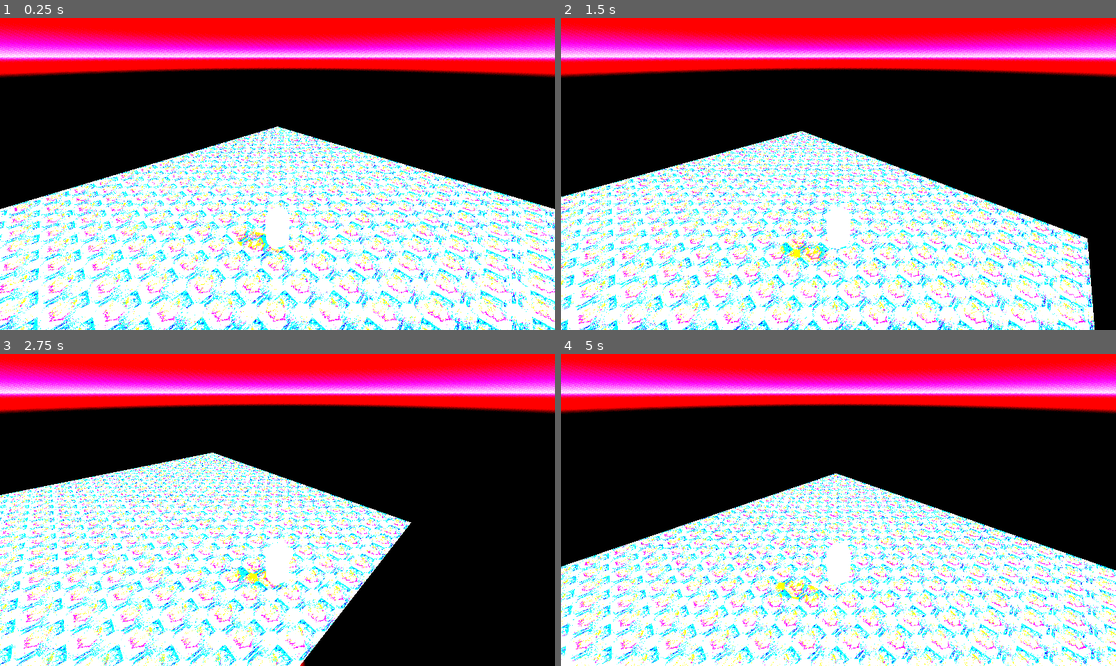
Above: before the commit, frames 1-4 (two rows, left to right).
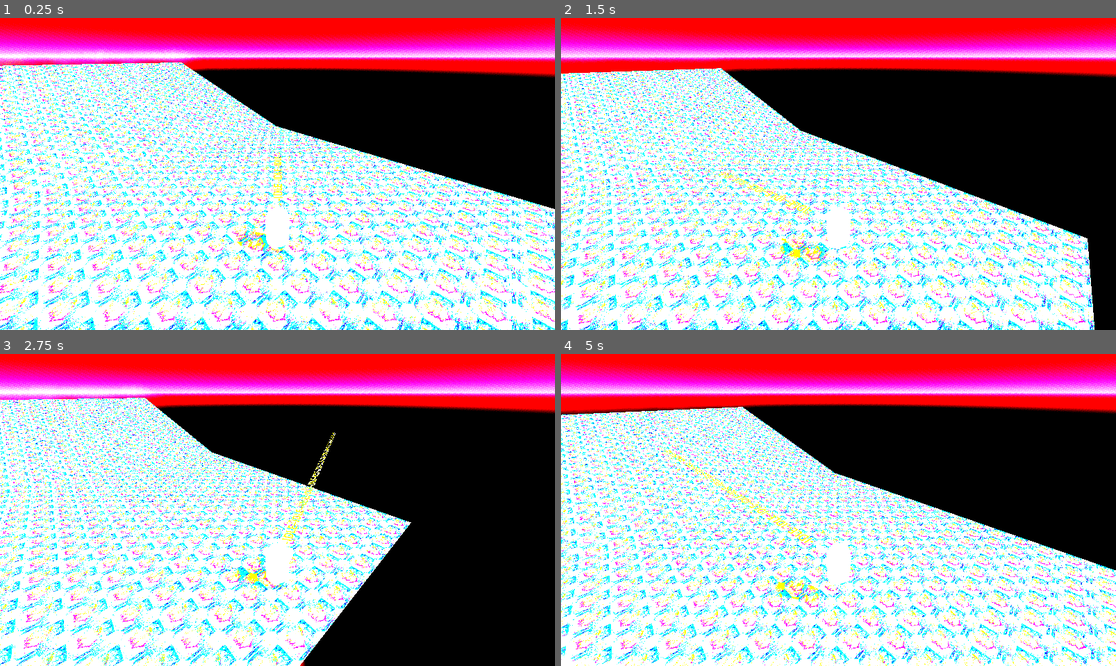
Above: after the commit, the same moments.

Repository: officialErnests/mut-4rr-
Game: Godot game, scene res://Scenes/game.tscn
Two runs of this game, one before a commit and one after it. Both use one fixed random seed, a clock stepped at 60 frames per second and the inputs below.
Inputs (mouse positions are in pixels of both pictures, inside the frame that each line leads up to):
- Up to frame 1 (0.25 s): no input
- Up to frame 2 (1.5 s): tap Enter at 0.5 s; move the mouse to (960, 158) at 0.52 s; hold D (right) 0.53-1.28 s; tap Space (jump) at 0.77 s; move the mouse to (727, 189) at 1.27 s; hold S (backward) from 1.28 s (still down)
- Up to frame 3 (2.75 s): tap Space (jump) at 1.52 s; move the mouse to (333, 441) at 2.02 s; release S (backward) at 2.03 s; hold D (right) from 2.03 s (still down)
- Up to frame 4 (5 s): move the mouse to (810, 572) at 2.77 s; release D (right) at 2.78 s; hold W (forward) 2.78-3.53 s; tap Space (jump) at 3.02, 3.77, 4.52 s; move the mouse to (1005, 556) at 3.52 s; hold A (left) from 3.53 s (still down); move the mouse to (672, 463) at 4.27 s

The runs differ from the first frame. In frame 1, 16% of the frame differs, in the area x 0-54%, y 9-71%; in frame 2, 12%; in frame 3, 9.5%; in frame 4, 16%, in the area x 0-51%, y 13-76%.

Commit message:
Added a pointer that is text and says IDLE IDLE IDLE

Diff:
--- a/Scenes/game.tscn
+++ b/Scenes/game.tscn
@@ -32,7 +32,7 @@
 auto_exposure_scale = 0.03
 auto_exposure_speed = 10.0
 dof_blur_far_enabled = true
-dof_blur_far_transition = 10.0
+dof_blur_far_transition = 20.0
 dof_blur_amount = 1.0
 
 [sub_resource type="StandardMaterial3D" id="StandardMaterial3D_qxrlw"]
@@ -58,6 +58,7 @@
 camera_attributes = SubResource("CameraAttributesPractical_qxrlw")
 
 [node name="StaticBody3D" type="StaticBody3D" parent="."]
+collision_layer = 3
 
 [node name="MeshInstance3D" type="MeshInstance3D" parent="StaticBody3D"]
 material_override = SubResource("StandardMaterial3D_qxrlw")
@@ -66,5 +67,16 @@
 [node name="CollisionShape3D" type="CollisionShape3D" parent="StaticBody3D"]
 shape = SubResource("WorldBoundaryShape3D_3dryh")
 
+[node name="StaticBody3D2" type="StaticBody3D" parent="."]
+transform = Transform3D(0.9659258, 0.25881904, 0, -0.25881904, 0.9659258, 0, 0, 0, 1, -19.5, 2.5, 0)
+collision_layer = 3
+
+[node name="MeshInstance3D" type="MeshInstance3D" parent="StaticBody3D2"]
+material_override = SubResource("StandardMaterial3D_qxrlw")
+mesh = SubResource("PlaneMesh_wrm1d")
+
+[node name="CollisionShape3D" type="CollisionShape3D" parent="StaticBody3D2"]
+shape = SubResource("WorldBoundaryShape3D_3dryh")
+
 [node name="Player" parent="." instance=ExtResource("2_qxrlw")]
 transform = Transform3D(1, 0, 0, 0, 1, 0, 0, 0, 1, 0, 0.8, 0)
--- a/Scenes/player.tscn
+++ b/Scenes/player.tscn
@@ -1,12 +1,18 @@
-[gd_scene load_steps=4 format=3 uid="uid://bpgaix3cftid6"]
+[gd_scene load_steps=8 format=3 uid="uid://bpgaix3cftid6"]
 
 [ext_resource type="Script" uid="uid://c73bn6ajbmaj" path="res://Scripts/player.gd" id="1_v0iea"]
+[ext_resource type="Script" uid="uid://1f0q4ofhgup" path="res://Scripts/gun_pointer.gd" id="2_cvnsp"]
+[ext_resource type="Script" uid="uid://dcpwb4aalddig" path="res://Scripts/gun_visual.gd" id="3_6t5aa"]
+[ext_resource type="Script" uid="uid://c2qad2apg860v" path="res://Scripts/label_sizer.gd" id="4_vgqql"]
 
-[sub_resource type="CapsuleMesh" id="CapsuleMesh_cvnsp"]
+[sub_resource type="CapsuleShape3D" id="CapsuleShape3D_6t5aa"]
 radius = 0.4
 height = 1.6
 
-[sub_resource type="CapsuleShape3D" id="CapsuleShape3D_6t5aa"]
+[sub_resource type="BoxMesh" id="BoxMesh_v0iea"]
+size = Vector3(0.1, 0.2, 0.4)
+
+[sub_resource type="CapsuleMesh" id="CapsuleMesh_cvnsp"]
 radius = 0.4
 height = 1.6
 
@@ -17,14 +23,53 @@
 charecter = NodePath("..")
 rotator = NodePath("../Neck")
 
-[node name="MeshInstance3D" type="MeshInstance3D" parent="."]
-mesh = SubResource("CapsuleMesh_cvnsp")
+[node name="PointerToSpace" type="Node" parent="." node_paths=PackedStringArray("camera", "pointer")]
+script = ExtResource("2_cvnsp")
+camera = NodePath("../Neck/Camera3D")
+pointer = NodePath("../Gun_Look_at")
+offset = Vector3(0, 1, 0)
 
-[node name="CollisionShape3D" type="CollisionShape3D" parent="."]
+[node name="PLayerCollision" type="CollisionShape3D" parent="."]
 shape = SubResource("CapsuleShape3D_6t5aa")
+
+[node name="Gun_Look_at" type="Node3D" parent="."]
+transform = Transform3D(1, 0, 0, 0, 1, 0, 0, 0, 1, 0, 0.2, -2)
+
+[node name="Gun" type="Node3D" parent="."]
+transform = Transform3D(1, 0, 0, 0, 1, 0, 0, 0, 1, 0, 0.2, 0)
+
+[node name="GunVisual" type="Node" parent="Gun" node_paths=PackedStringArray("LOOK_AT", "GUN", "POINTER")]
+script = ExtResource("3_6t5aa")
+LOOK_AT = NodePath("../../Gun_Look_at")
+GUN = NodePath("..")
+POINTER = NodePath("../POINTER")
+
+[node name="Gun" type="MeshInstance3D" parent="Gun"]
+transform = Transform3D(1, 0, 0, 0, 1, 0, 0, 0, 1, 0, 0, -0.8)
+mesh = SubResource("BoxMesh_v0iea")
+skeleton = NodePath("../../PLayerCollision")
+
+[node name="POINTER" type="Label3D" parent="Gun"]
+transform = Transform3D(1.9106855e-15, -1, -4.371139e-08, -4.371139e-08, -4.371139e-08, 1, -1, 0, -4.371139e-08, 0, 0, -3)
+alpha_cut = 1
+alpha_scissor_threshold = 0.7
+texture_filter = 0
+modulate = Color(1, 0, 0, 1)
+outline_modulate = Color(0, 1, 1, 1)
+text = "AAAAAAAAAAAAAAAAAAAAAAAAAAAAAAAAAAAAA
+"
+font_size = 100
+outline_size = 20
+uppercase = true
+script = ExtResource("4_vgqql")
 
 [node name="Neck" type="Node3D" parent="."]
 transform = Transform3D(0.70710677, 0, 0.70710677, 0, 1, 0, -0.70710677, 0, 0.70710677, 0, 0, 0)
 
 [node name="Camera3D" type="Camera3D" parent="Neck"]
 transform = Transform3D(1, 0, 0, 0, 0.8660254, 0.5, 0, -0.5, 0.8660254, 0, 5, 5)
+
+[node name="PlayerBean" type="MeshInstance3D" parent="Neck"]
+transform = Transform3D(0.7071068, 0, -0.7071068, 0, 1, 0, 0.7071068, 0, 0.7071068, 0, 0, 0)
+mesh = SubResource("CapsuleMesh_cvnsp")
+skeleton = NodePath("../..")
--- /dev/null
+++ b/Scripts/gun_pointer.gd
@@ -0,0 +1,28 @@
+extends Node
+
+@export var camera: Camera3D
+@export var pointer: Node3D
+@export var offset: Vector3
+
+# Called when the node enters the scene tree for the first time.
+func _ready() -> void:
+	pass # Replace with function body.
+
+
+# Called every frame. 'delta' is the elapsed time since the previous frame.
+func _process(delta: float) -> void:
+	var casted_ray = castRay()
+	if casted_ray:
+		pointer.global_position = casted_ray["position"] + offset
+
+
+func castRay():
+	var mouse_position = get_viewport().get_mouse_position()
+	var ray_point_start = camera.project_ray_origin(mouse_position)
+	var ray_point_end = ray_point_start + camera.project_ray_normal(mouse_position) * 100
+
+	var space_state = camera.get_world_3d().direct_space_state
+
+	var params = PhysicsRayQueryParameters3D.create(ray_point_start, ray_point_end, 2)
+
+	return space_state.intersect_ray(params)
--- /dev/null
+++ b/Scripts/gun_visual.gd
@@ -0,0 +1,20 @@
+extends Node
+
+@export var LOOK_AT: Node3D
+@export var GUN: Node3D
+@export var POINTER: Label3D
+@export var POINTER_GOAL: MeshInstance3D
+@export var POINTER_GROUND: MeshInstance3D
+@export var POINTER_GROUND_NORM: MeshInstance3D
+# Called when the node enters the scene tree for the first time.
+func _ready() -> void:
+	pass # Replace with function body.
+
+
+# Called every frame. 'delta' is the elapsed time since the previous frame.
+func _process(delta: float) -> void:
+	GUN.look_at(LOOK_AT.global_position)
+	var dist = GUN.global_position.distance_to(LOOK_AT.global_position)
+	POINTER.distance = dist
+	POINTER.renderText()
+	POINTER.position.z = -0.8 + dist / -2
--- /dev/null
+++ b/Scripts/label_sizer.gd
@@ -0,0 +1,35 @@
+extends Label3D
+
+enum Text_States {
+	IDLE,
+	SHOOT,
+	AIM
+}
+var SHOT_TEXTS = [
+	"-IDLE-",
+	"-SHOOT-",
+	"-AIM-"
+]
+var TEXT_SIZE = [
+	0.345,
+	0.51,
+	0.325
+]
+var distance = 4
+@export var text_state := Text_States.IDLE
+# Called when the node enters the scene tree for the first time.
+func _ready() -> void:
+	renderText()
+
+
+# Called every frame. 'delta' is the elapsed time since the previous frame.
+func _process(delta: float) -> void:
+	pass
+
+func setState(p_state):
+	text_state = p_state
+
+func renderText():
+	text = ""
+	for i in range(floor(distance / (TEXT_SIZE[text_state] * 4))):
+		text += SHOT_TEXTS[text_state]
Not shown, added: Assets/MainPlayer.blend.import
Not shown, added: Scripts/gun_pointer.gd.uid
Not shown, added: Scripts/gun_visual.gd.uid
Not shown, added: Scripts/label_sizer.gd.uid
Not shown, added: Assets/MainPlayer.blend
Not shown, added: Assets/MainPlayer.blend1
